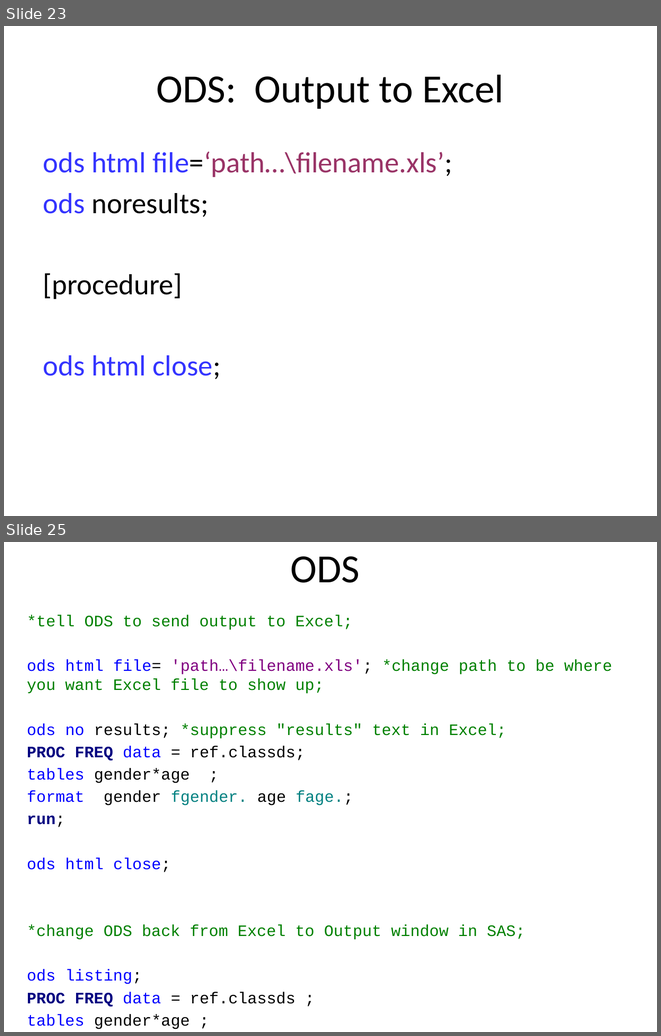
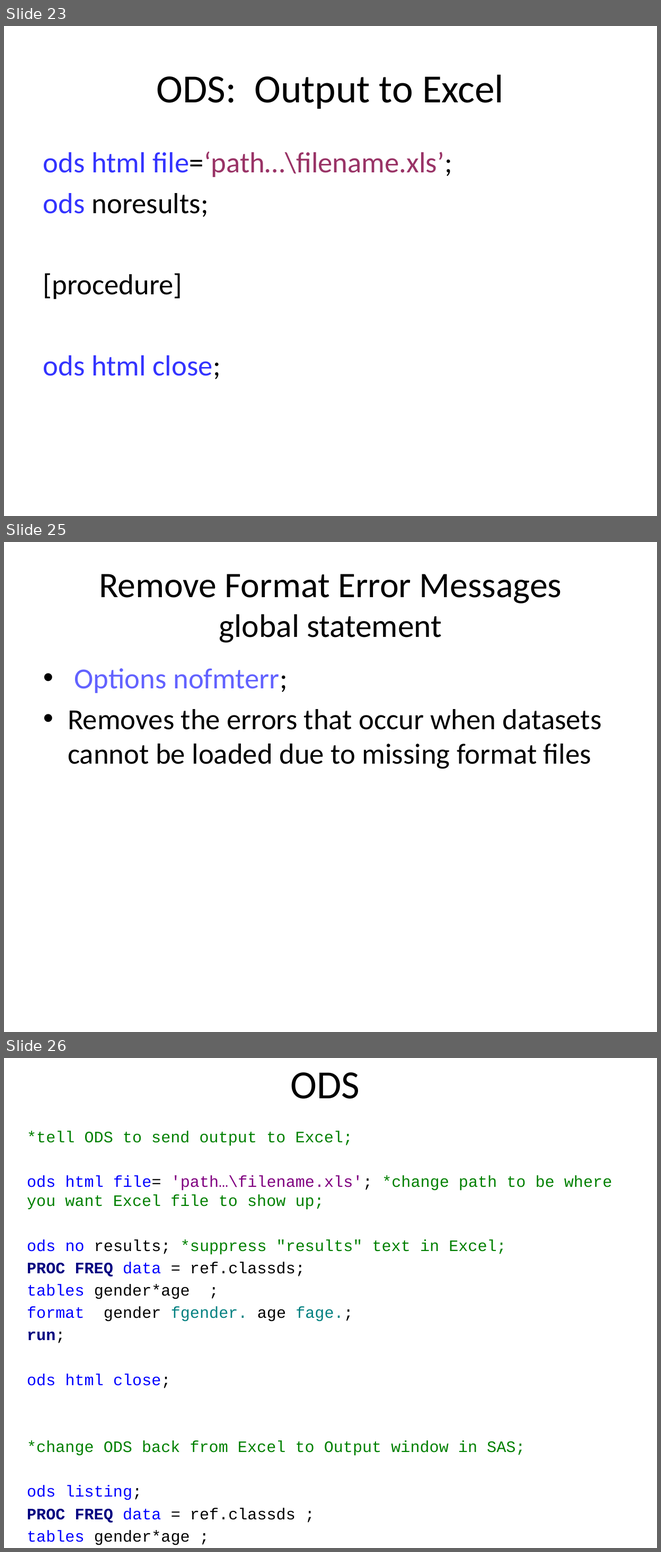
Before and after one commit to CUNYSPHCode/IntroSAS, a slide deck: Session4/session4_MRamos.pptx. Shown one above the other, each under a label of ours: slides 23 and 25 before the commit, slides 23, 25 and 26 after it; the slides between them are not shown. The pictures are 661x1036 and 661x1552 pixels, drawn with LibreOffice and Linux fonts; fonts in the diff are those of the drawing. Boxes give left, top, right and bottom in pixels: in the first picture for what was removed or moved away, otherwise in the second. Text is boxed around its words. In the diff, an @@ line names an element or a change of style, - is before the commit and + after.

```diff
--- a/Session4/session4_MRamos.pptx
+++ b/Session4/session4_MRamos.pptx
@@ slide 25 added at (4,542,657,1032), background #FFFFFF @@
@@ title added at (99,574,562,643), 39.6 pt, text #000000 @@
+Remove Format Error Messages
+global statement
@@ text added at (68,668,602,769), 32 pt, text #000000 @@
+• Options nofmterr;
+• Removes the errors that occur when datasets cannot be loaded due to missing format files
@@ what was slide 25 is now slide 26 @@
```
Also in this commit, not shown: 1 slide changed, 3 other files.
